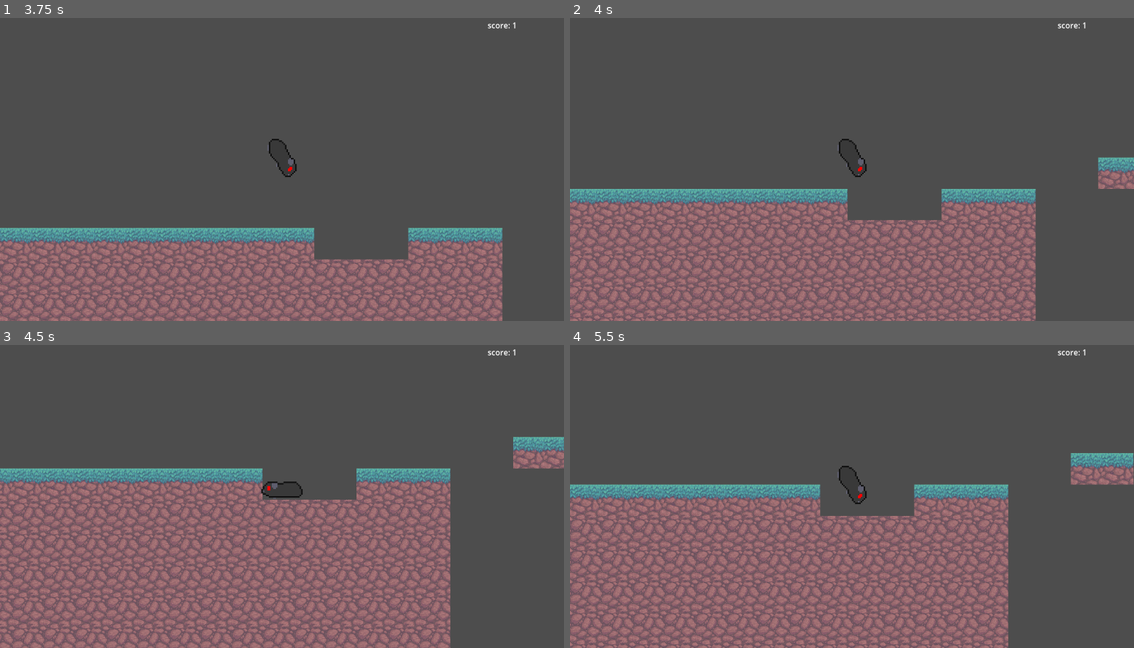
Above: before the commit, frames 1-4 (two rows, left to right).
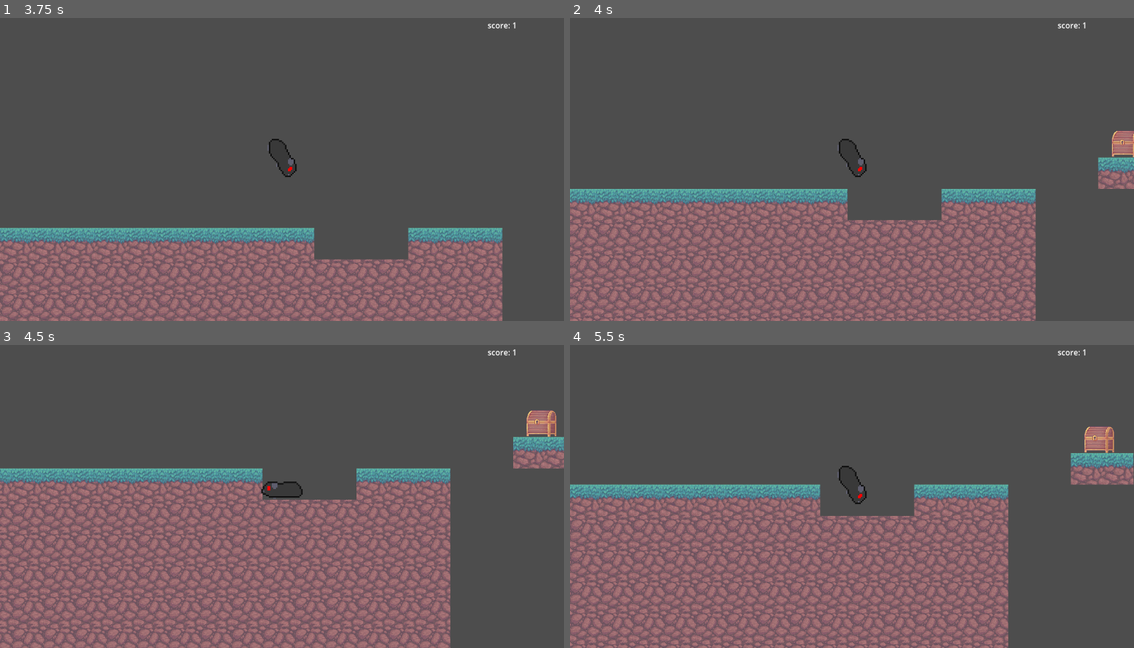
Above: after the commit, the same moments.

Repository: squidink7/RevengeOfThePeeg
Game: Godot game, scene res://scenes/game_world.tscn
Two runs of this game, one before a commit and one after it. Both use one fixed random seed, a clock stepped at 60 frames per second and the inputs below.
Inputs:
- Up to frame 1 (3.75 s): hold D (move_right) 0.53-2.03 s; tap Space (jump) at 0.77, 1.52, 3.02 s; hold A (move_left) 2.03-2.78 s; hold D (move_right) from 2.78 s (still down)
- Up to frame 2 (4 s): keep holding D (move_right); tap Space (jump) at 3.77 s
- Up to frame 3 (4.5 s): release D (move_right) at 4.28 s; hold A (move_left) from 4.28 s (still down)
- Up to frame 4 (5.5 s): tap Space (jump) at 4.52 s; release A (move_left) at 5.03 s; hold D (move_right) from 5.03 s (still down)

Frame 1 is identical in both runs. In frame 2, 0.3% of the frame differs, in the area x 95-100%, y 37-46%; in frame 3, 0.4%, in the area x 93-99%, y 21-31%; in frame 4, 0.4%.

Commit message:
add goal

Diff:
--- a/scenes/game_world.tscn
+++ b/scenes/game_world.tscn
@@ -3,8 +3,9 @@
 [ext_resource type="Texture2D" uid="uid://c25avn5qa6fcg" path="res://assets/tile1.jpg" id="1_j6k4r"]
 [ext_resource type="Texture2D" uid="uid://dkcc44wswena6" path="res://assets/tile2.png" id="2_6dd51"]
 [ext_resource type="PackedScene" uid="uid://dwsrn8ltet4ot" path="res://prefabs/player.tscn" id="2_nhcqk"]
-[ext_resource type="PackedScene" uid="uid://imqpphntmu7e" path="res://prefabs/menu_ui.tscn" id="3_1gphe"]
-[ext_resource type="PackedScene" uid="uid://c7pnkkpc7lryc" path="res://prefabs/cabbages.tscn" id="4_ou21w"]
+[ext_resource type="PackedScene" uid="uid://caiox0bwofyup" path="res://prefabs/menu_ui.tscn" id="3_1gphe"]
+[ext_resource type="PackedScene" path="res://prefabs/cabbages.tscn" id="4_ou21w"]
+[ext_resource type="PackedScene" uid="uid://bloqx18bp51n8" path="res://prefabs/goal.tscn" id="6_gwarp"]
 
 [sub_resource type="TileSetAtlasSource" id="TileSetAtlasSource_bpw6g"]
 texture = ExtResource("1_j6k4r")
@@ -49,3 +50,6 @@
 
 [node name="Cabbages" parent="." instance=ExtResource("4_ou21w")]
 position = Vector2(224, -32)
+
+[node name="Goal" parent="." instance=ExtResource("6_gwarp")]
+position = Vector2(1152, -96)
